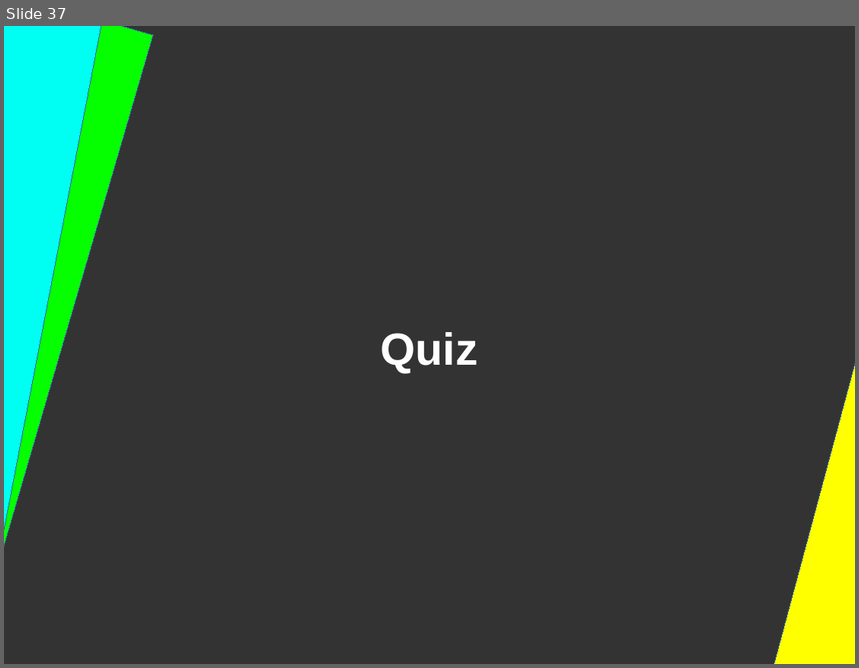
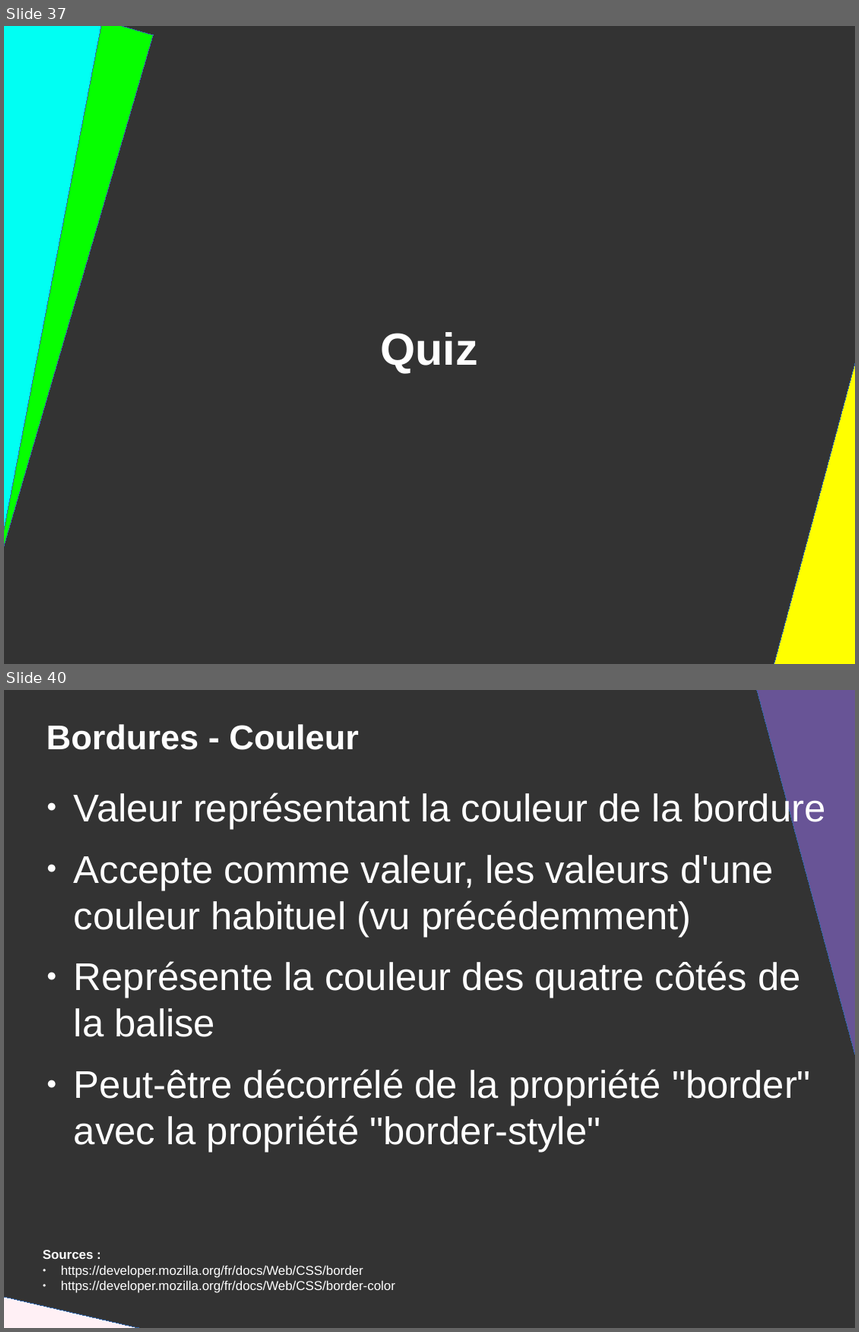
Before and after one commit to DanYellow/presentations, a slide deck: mmi/html/travaux-pratiques/numero-2/presentation.odp. Shown one above the other, each under a label of ours: slide 37 before the commit, slides 37 and 40 after it; the slides between them are not shown. The pictures are 859x668 and 859x1332 pixels, drawn with LibreOffice and Linux fonts; fonts in the diff are those of the drawing. Boxes give left, top, right and bottom in pixels: in the first picture for what was removed or moved away, otherwise in the second. Text is boxed around its words. In the diff, an @@ line names an element or a change of style, - is before the commit and + after.

```diff
--- a/mmi/html/travaux-pratiques/numero-2/presentation.odp
+++ b/mmi/html/travaux-pratiques/numero-2/presentation.odp
@@ slide 40 added at [4,690,855,1328], background #333333 @@
@@ right triangle added at [743,690,855,1076], fill #685496, outline #3465A4 0 pt @@
@@ title added at [47,724,359,750], 32 pt, text #FFFFFF, bold @@
+Bordures - Couleur
@@ text added at [74,790,826,1153], 36 pt, text #FFFFFF @@
+● Valeur représentant la couleur de la bordure
+● Accepte comme valeur, les valeurs d'une couleur habituel (vu précédemment)
+● Représente la couleur des quatre côtés de la balise
+● Peut-être décorrélé de la propriété "border" avec la propriété "border-style"
@@ text added at [43,1250,395,1293], 12 pt, text #FFFFFF @@
+Sources :
+● https://developer.mozilla.org/fr/docs/Web/CSS/border
+● https://developer.mozilla.org/fr/docs/Web/CSS/border-color
@@ right triangle added at [4,1285,482,1328], fill #FFF0F5, outline #3465A4 0 pt @@
```
Also in this commit, not shown: 3 slides changed, 6 other slides added, 1 slide removed.
